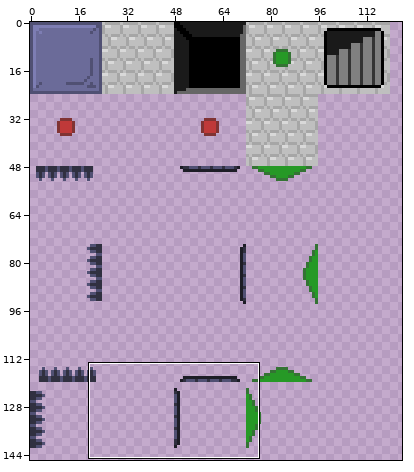
A sprite sheet gets an edit: graphics/tiles-terrain.png. Above: a wide view before the commit, with the close-up outlined.
Close-up. As it was:
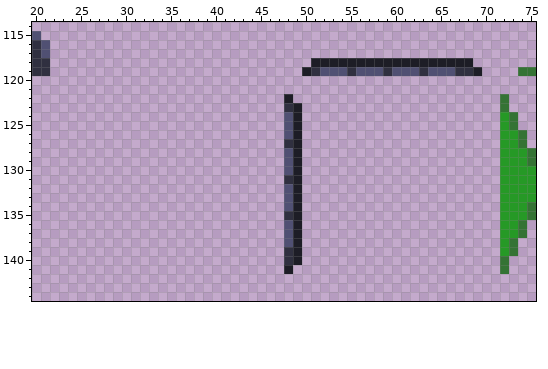
The file is 240x240 pixels. Shown: x 20..75, y 114..144. The wide view leaves out empty margins. The commit also changed other parts of the picture, which this record leaves out.
The result:
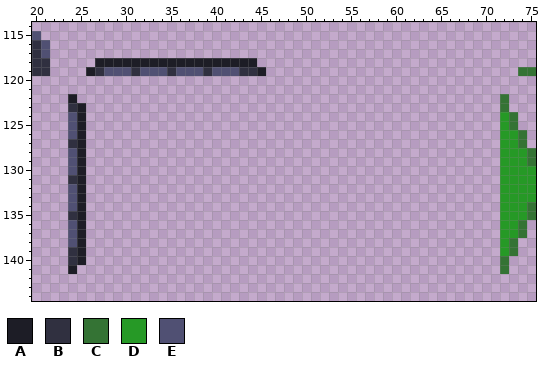
Palette (. is transparent): A #1d1d26  B #303040  C #347334  D #269926  E #505073
Diff:
y 118: x 27..44 .................. -> AAAAAAAAAAAAAAAAAA; x 51..68 AAAAAAAAAAAAAAAAAA -> ..................
y 119: x 26..45 .................... -> ABEEEBEEEBEEEBEEEBBA; x 50..69 ABEEEBEEEBEEEBEEEBBA -> ....................
y 122: x 24 . -> A; x 48 A -> .
y 123: x 24..25 .. -> BA; x 48..49 BA -> ..
y 124..126: x 24..25 .. -> EA; x 48..49 EA -> ..
y 127: x 24..25 .. -> BA; x 48..49 BA -> ..
y 128..130: x 24..25 .. -> EA; x 48..49 EA -> ..
y 131: x 24..25 .. -> BA; x 48..49 BA -> ..
y 132..134: x 24..25 .. -> EA; x 48..49 EA -> ..
y 135: x 24..25 .. -> BA; x 48..49 BA -> ..
y 136..138: x 24..25 .. -> EA; x 48..49 EA -> ..
y 139..140: x 24..25 .. -> BA; x 48..49 BA -> ..
y 141: x 24 . -> A; x 48 A -> .
Pixel boxes of the changes (left, top, right, bottom) in both close-ups:
changed: (68, 58, 482, 274)
